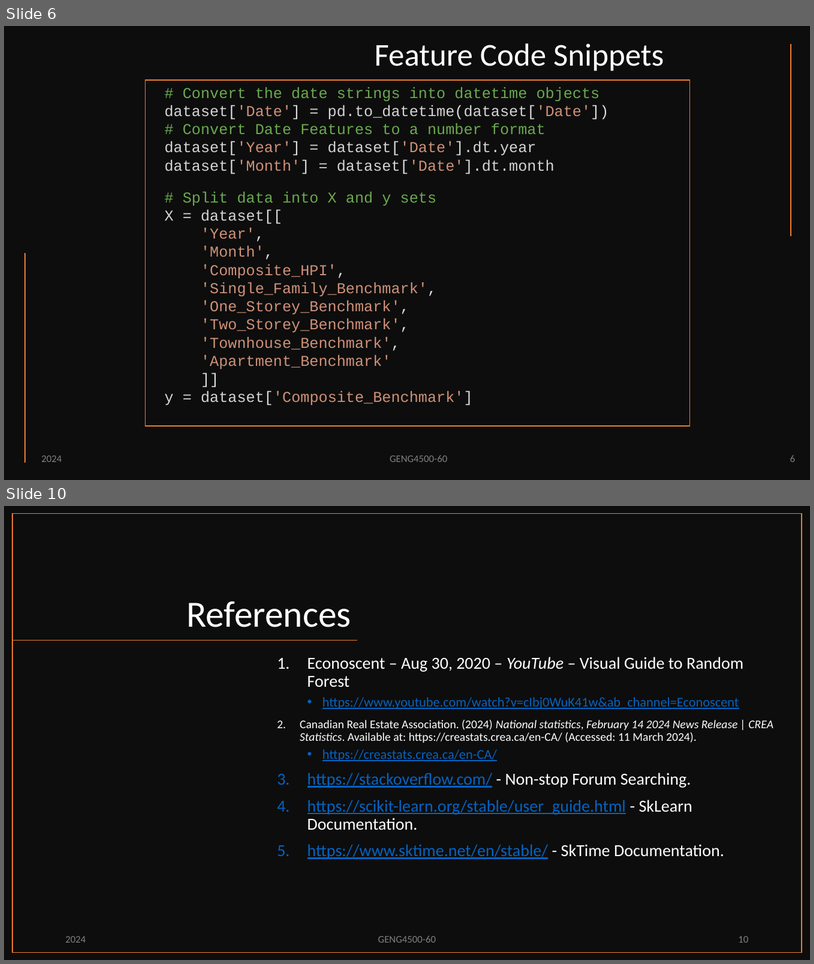
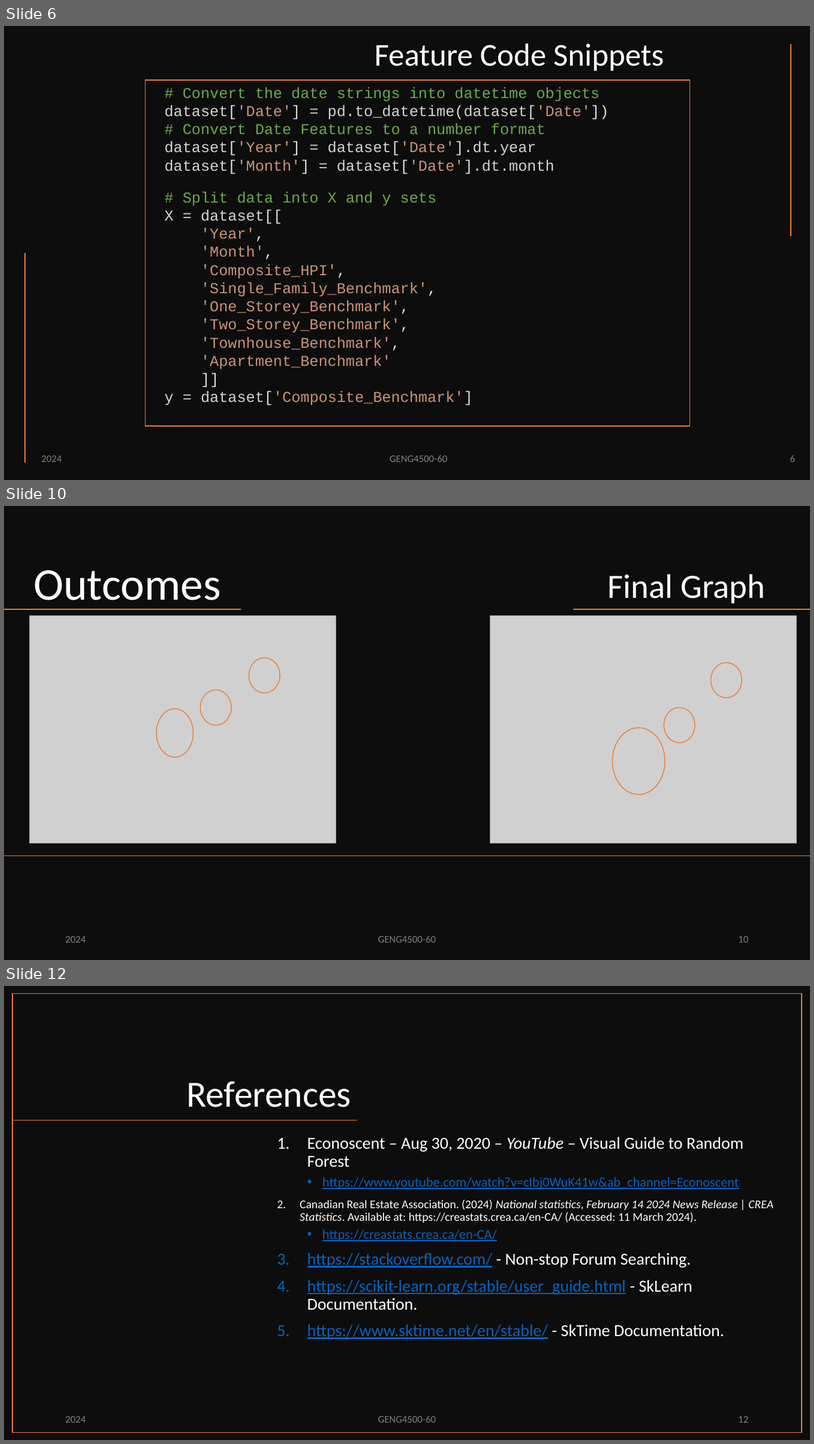
Before and after one commit to PMcTwist/Machine_Learn_Project, a slide deck: Presentation/ALI_Raymond_MAYNARD_Patrick_GENG4500_Final_presentation_2024.pptx. Shown one above the other, each under a label of ours: slides 6 and 10 before the commit, slides 6, 10 and 12 after it; the slides between them are not shown. The pictures are 814x964 and 814x1444 pixels, drawn with LibreOffice and Linux fonts; fonts in the diff are those of the drawing; grey boxes stand for pictures. Boxes give left, top, right and bottom in pixels: in the first picture for what was removed or moved away, otherwise in the second. Text is boxed around its words. In the diff, an @@ line names an element or a change of style, - is before the commit and + after.

Commit message:
-Updated presentation with new outcomes and findings!
P@

```diff
--- a/Presentation/ALI_Raymond_MAYNARD_Patrick_GENG4500_Final_presentation_2024.pptx
+++ b/Presentation/ALI_Raymond_MAYNARD_Patrick_GENG4500_Final_presentation_2024.pptx
@@ slide 10 added at [4,506,810,960], background #FFFFFF @@
@@ rectangle added at [4,506,810,960], fill #0D0D0D @@
@@ title added at [33,570,221,610], 54 pt, text #FFFFFF @@
+Outcomes
@@ text added at [608,574,765,603], 40.5 pt, text #FFFFFF @@
+Final Graph
@@ line added from (241, 609) to (4, 609), #ED7D31 1 pt @@
@@ line added from (810, 609) to (574, 609), #ED7D31 1 pt @@
@@ picture added at [29,615,336,843] @@
@@ picture added at [491,615,797,843] @@
@@ ellipse added at [249,658,280,693], outline #ED7D31 1 pt @@
@@ ellipse added at [711,663,742,698], outline #ED7D31 1 pt @@
@@ ellipse added at [201,690,231,725], outline #ED7D31 1 pt @@
@@ ellipse added at [156,709,194,757], outline #ED7D31 1 pt @@
@@ ellipse added at [665,708,695,742], outline #ED7D31 1 pt @@
@@ ellipse added at [612,727,665,794], outline #ED7D31 1 pt @@
@@ line added from (810, 856) to (4, 856), #ED7D31 1 pt @@
@@ text added at [65,936,86,942], 12 pt, text #808080 @@
+2024
@@ text added at [378,936,436,942], 12 pt, text #808080 @@
+GENG4500-60
@@ page number added at [738,936,749,942], 12 pt, text #808080 @@
+10
@@ what was slide 10 is now slide 12 @@
@@ page number at [738,1416,749,1422]: text changed @@
-10
+12
```
Also in this commit, not shown: 3 slides changed, 1 other slide added, 2 other files.
